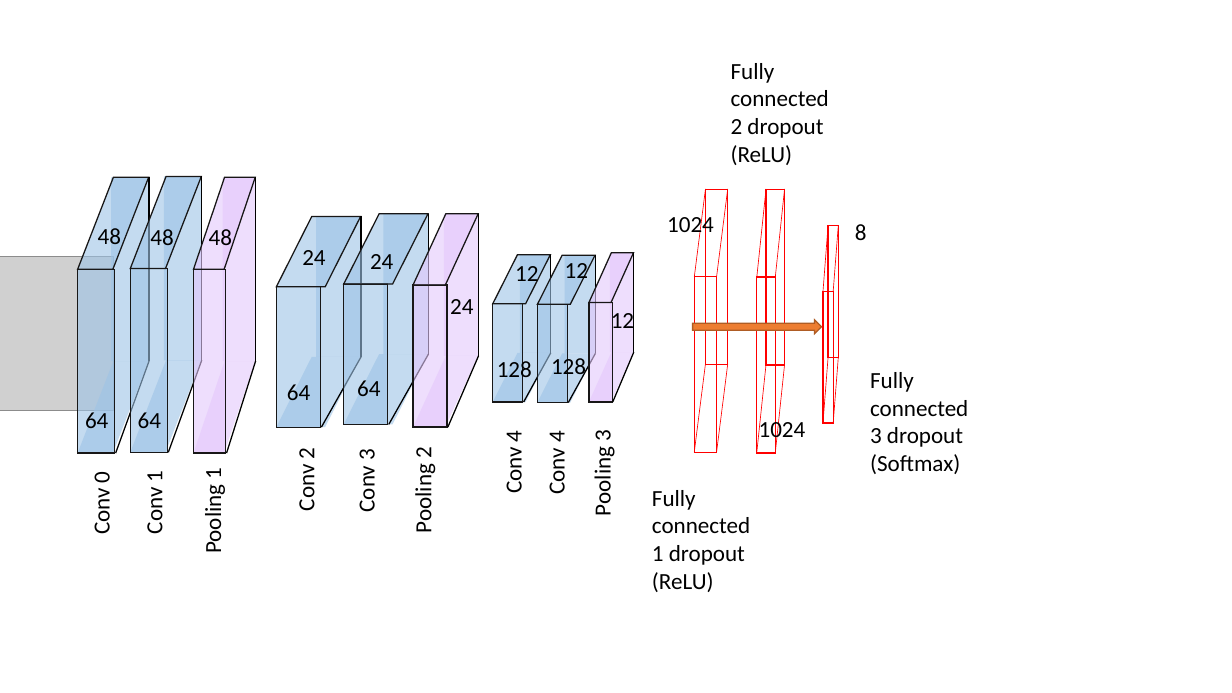
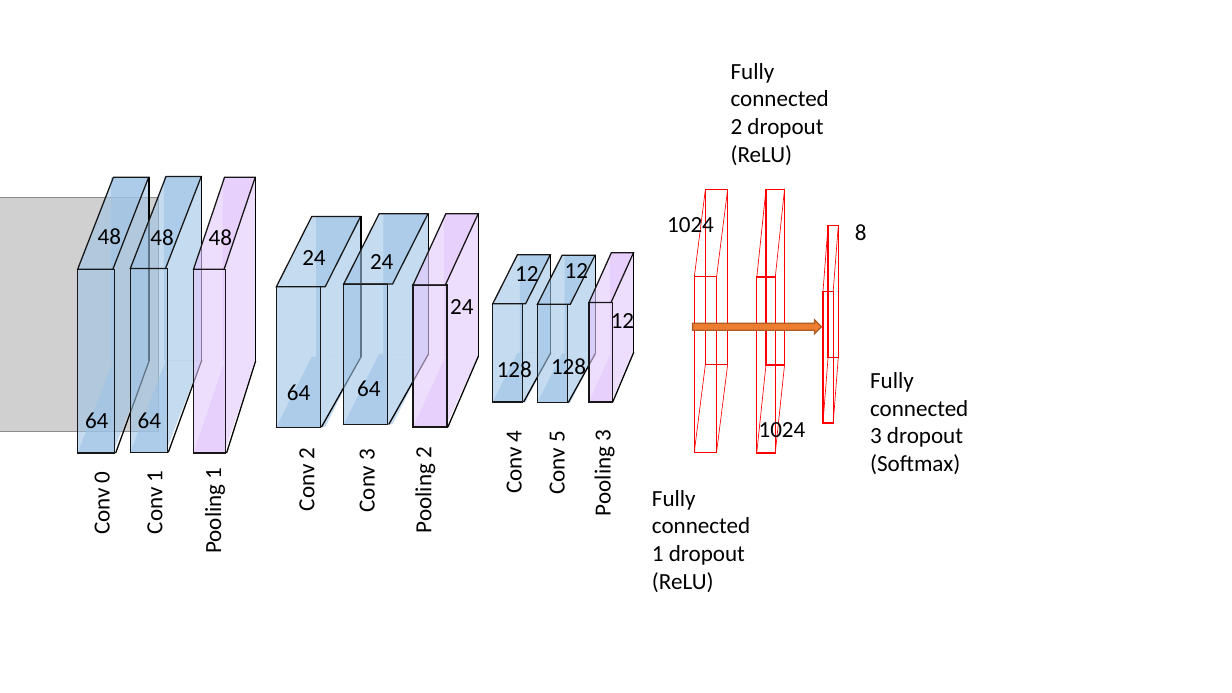
Before and after one commit to huyhnueit68/khoa-luan-tot-nghiep, a slide deck: slide 1 of Thư mục ảnh đi kèm/Ve hinh.pptx. Drawn at 1232x693 pixels with LibreOffice and Linux fonts; fonts in the diff are those of the drawing; grey boxes stand for pictures. Boxes give left, top, right and bottom in pixels: in the first picture for what was removed or moved away, otherwise in the second. Text is boxed around its words. In the diff, an @@ line names an element or a change of style, - is before the commit and + after.

```diff
--- a/Thư mục ảnh đi kèm/Ve hinh.pptx
+++ b/Thư mục ảnh đi kèm/Ve hinh.pptx
@@ picture: place and size @@
-picture at (0,257,114,411)
+picture at (0,198,158,432)
@@ text at (543,432,571,494): text changed @@
-Conv 4
+Conv 5
```
Also in this commit, not shown: 8 other files.
